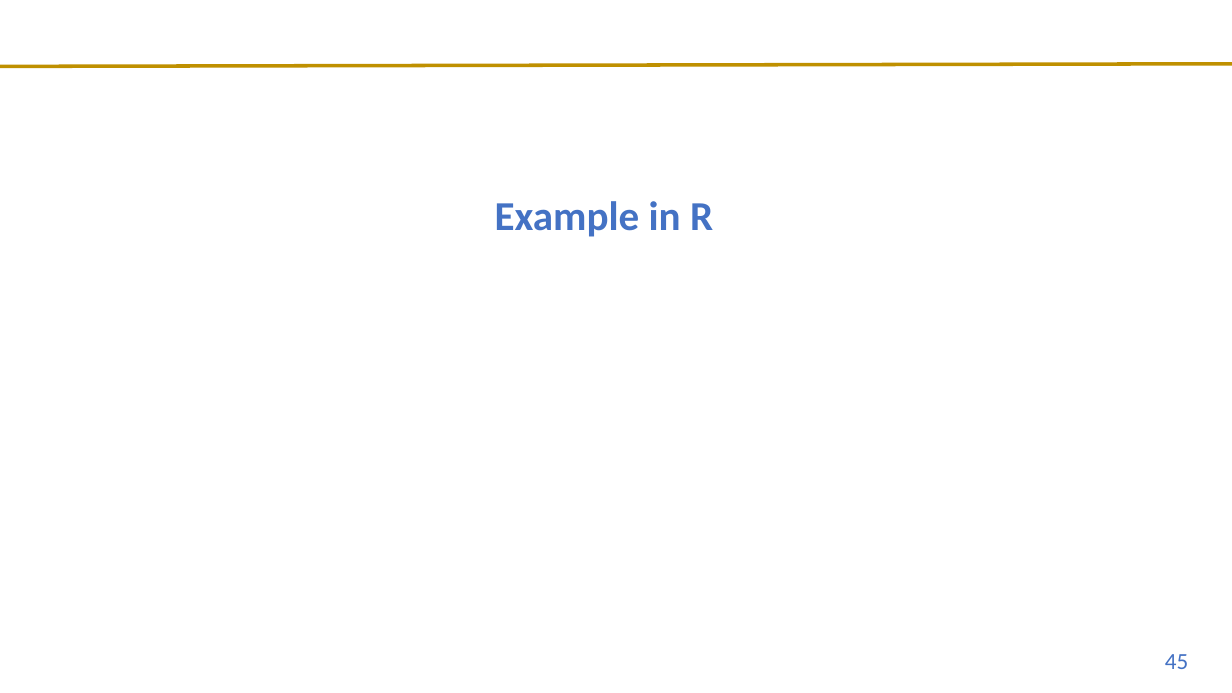
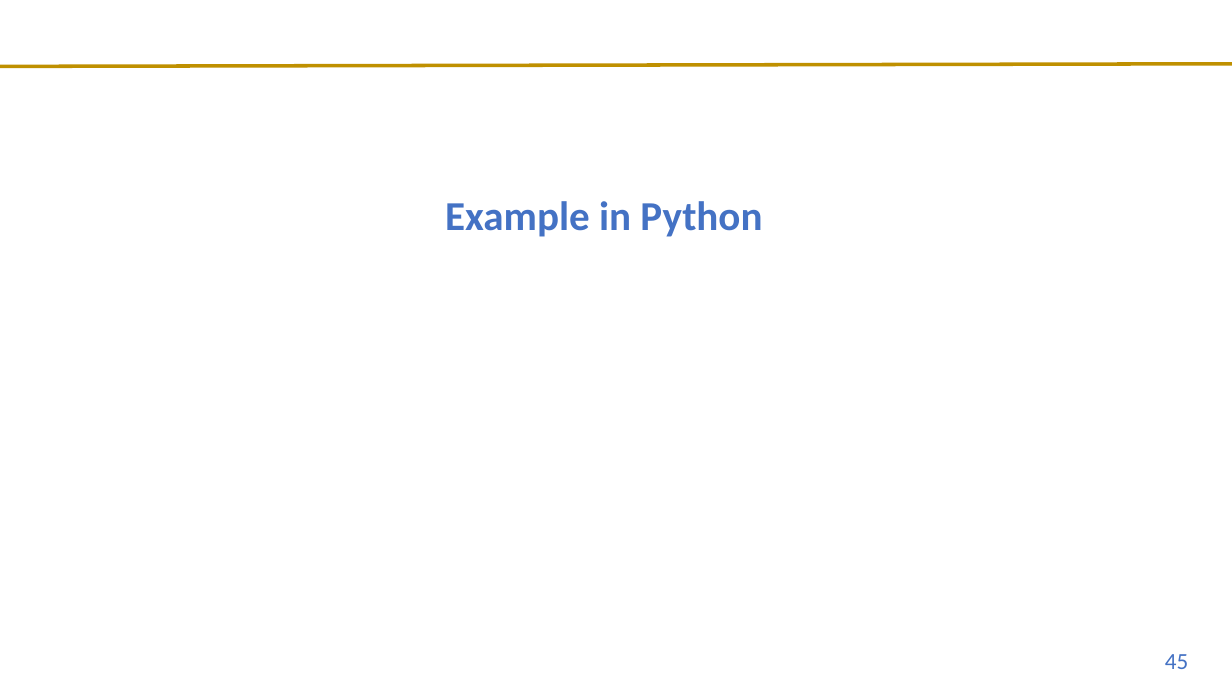
Before and after one commit to stefregalia/DS-3021, a slide deck: slide 45 of 08_DT_Class/Decision_Trees_3.24.22.pptx. Drawn at 1232x693 pixels with LibreOffice and Linux fonts; fonts in the diff are those of the drawing; background and template pictures are left out. Boxes give left, top, right and bottom in pixels: in the first picture for what was removed or moved away, otherwise in the second. Text is boxed around its words. In the diff, an @@ line names an element or a change of style, - is before the commit and + after.

```diff
--- a/08_DT_Class/Decision_Trees_3.24.22.pptx
+++ b/08_DT_Class/Decision_Trees_3.24.22.pptx
@@ title at (x1=445, y1=201, x2=762, y2=237): text changed @@
-Example in R
+Example in Python
```
Also in this commit, not shown: 3 other slides changed, 1 other file.
